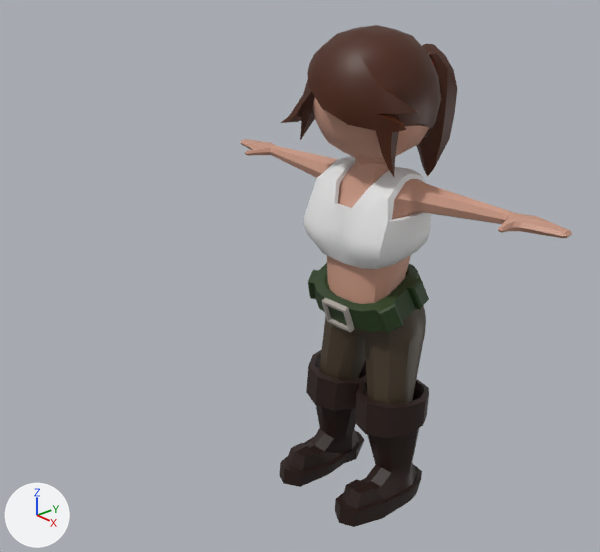
A saved change to the Blender file 3D_Models/girl.blend.
Rendered twice from a 50 mm lens placed at (1.94, -2.057, 2.02), pointed at (0.003, -0.338, 0.94). The axes (+X, +Y, +Z) are drawn at lower left. The lights are the same throughout.

Script lines for the objects in view, before the commit:
```python
me_cube_006 = bpy.data.meshes.new('Cube.006')
me_cube_006.from_pydata(...)  # 1709 vertices, 1740 faces; spans x -0.76..0.76, y -0.28..0.38, z -0.02..1.73
me_cube_006.polygons.foreach_set('use_smooth', [True] * 1740)
# faces by material slot: [602, 212, 112, 218, 326, 24, 222, 24]
me_cube_006.materials.append(mat_skin)  # beige #cc9a85
me_cube_006.materials.append(mat_shirt)  # white #e7e7e7
me_cube_006.materials.append(mat_belt)  # dark green #283f1a
me_cube_006.materials.append(mat_pants)  # brown #473b2b
me_cube_006.materials.append(mat_boots)  # black #25120b
me_cube_006.materials.append(mat_buckle)  # grey #ada7a0
me_cube_006.materials.append(mat_hair)  # brown #491e00
me_cube_006.materials.append(mat_hairtie)  # red #e70200
ob_body = bpy.data.objects.new('Body', me_cube_006)
ob_body.location = (0.0, 0.0, 0.0)
```
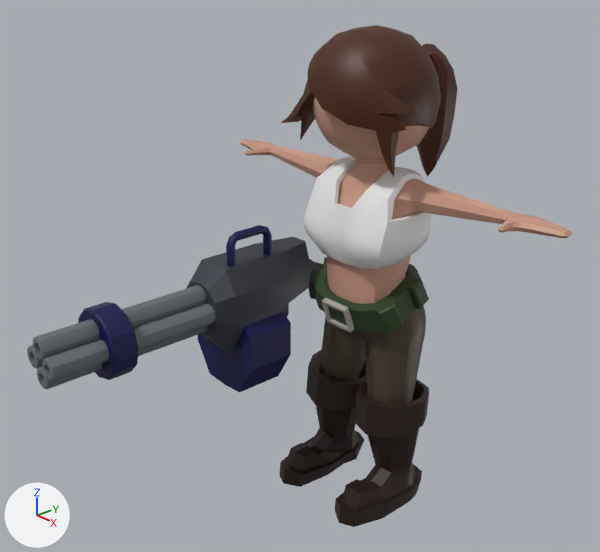
Commit message: added gun

Where the change shows, as pixel boxes [x1, y1, x2, y2] in the pictures (600 x 552 px):
'GattlingGun', added: after [187, 225, 327, 392]
    faces in mat_gunmain (black #343742): [187, 237, 327, 352]
    faces in mat_guntrim (dark blue #04004b): [197, 225, 291, 392]
'GunBarrels', added: after [27, 285, 216, 390]
    faces in mat_gunbarrels (grey #686d72): [27, 285, 216, 390]
    faces in mat_guntrim (dark blue #04004b): [78, 302, 139, 380]

What changed in the scene script:
```text
Add mat_gunbarrels:
    mat_gunbarrels = principled_material('GunBarrels')
    mat_gunbarrels.base_color = (0.138, 0.154, 0.168)  # grey #686d72
Add mat_guntrim:
    mat_guntrim = principled_material('GunTrim')
    mat_guntrim.base_color = (0.00119, 0.0, 0.07)  # dark blue #04004b
Add mat_gunmain:
    mat_gunmain = principled_material('GunMain')
    mat_gunmain.base_color = (0.0342, 0.0381, 0.055)  # black #343742
Add me_cylinder_001:
    me_cylinder_001.from_pydata(...)  # 324 vertices, 234 faces; spans x -0.073..0.073, y -0.074..0.071, z -0.279..0.082
    me_cylinder_001.polygons.foreach_set('use_smooth', [True] * 234)
    # faces by material slot: [196, 38]
    me_cylinder_001.materials.append(mat_gunbarrels)  # grey #686d72
    me_cylinder_001.materials.append(mat_guntrim)  # dark blue #04004b
Add me_cylinder:
    me_cylinder.from_pydata(...)  # 202 vertices, 181 faces; spans x -0.099..0.099, y -0.208..0.153, z -0.33..0.11
    me_cylinder.polygons.foreach_set('use_smooth', [True] * 181)
    # faces by material slot: [77, 104]
    me_cylinder.materials.append(mat_gunmain)  # black #343742
    me_cylinder.materials.append(mat_guntrim)  # dark blue #04004b
Add ob_gunbarrels:
    ob_gunbarrels = bpy.data.objects.new('GunBarrels', me_cylinder_001)
    ob_gunbarrels.parent = ob_gattlinggun
    ob_gunbarrels.matrix_parent_inverse = Matrix(((0.61, 0.0, 0.0, 0.0), (0.0, 0.0, 0.61, -0.631), (0.0, -0.61, 0.0, -0.776), (0.0, 0.0, 0.0, 1.0)))
    ob_gunbarrels.location = (0.0, -1.911, 1.028)
    ob_gunbarrels.rotation_euler = (1.571, 0.0, 0.0)  # degrees (90, 0, 0)
    ob_gunbarrels.scale = (1.64, 1.64, 1.64)
Add ob_gattlinggun:
    ob_gattlinggun = bpy.data.objects.new('GattlingGun', me_cylinder)
    ob_gattlinggun.location = (-0.242, -0.4, 0.817)
    ob_gattlinggun.rotation_euler = (1.571, 0.0, 0.0)  # degrees (90, 0, 0)
    ob_gattlinggun.scale = (1.64, 1.64, 1.64)
```
